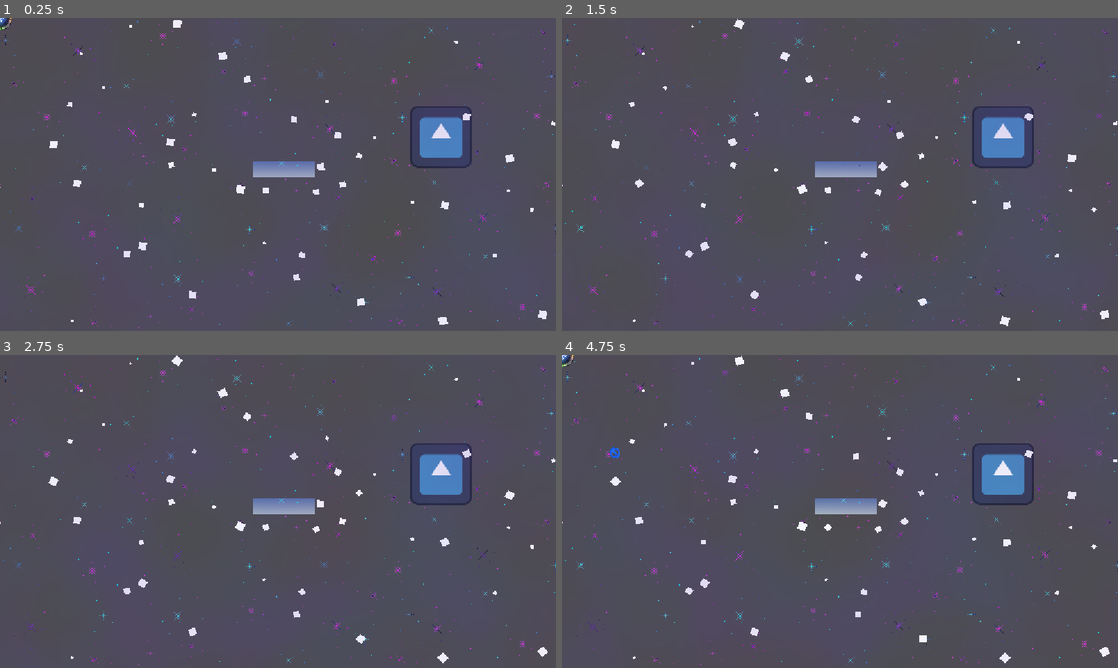
Above: before the commit, frames 1-4 (two rows, left to right).
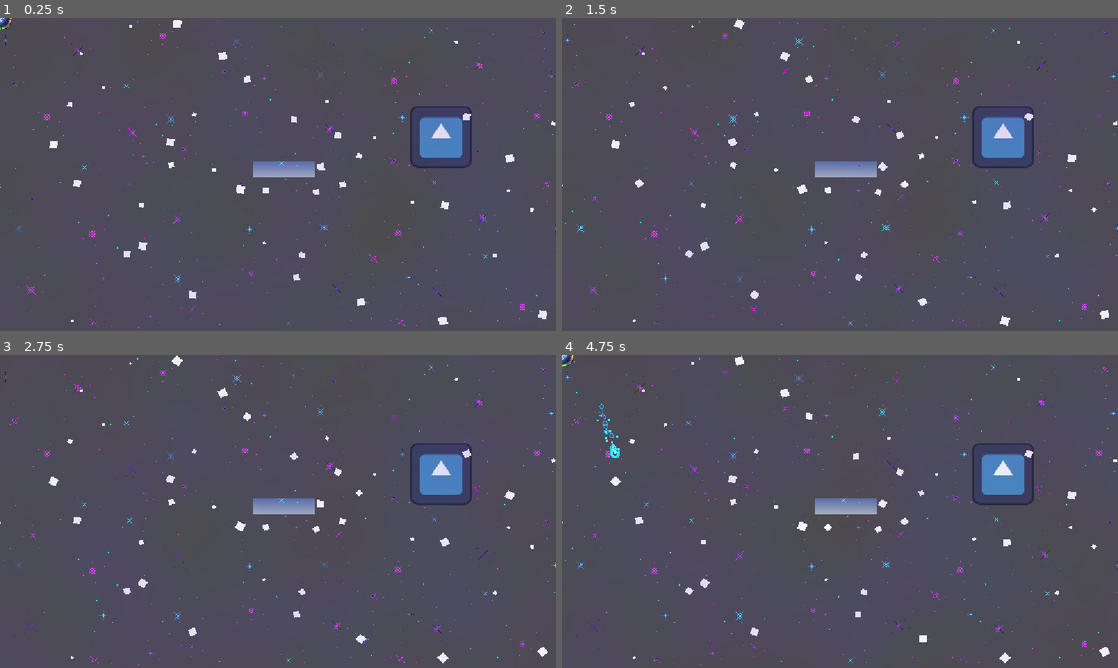
Above: after the commit, the same moments.

Repository: eee12342/New-Game
Game: Godot game, scene res://scenes/main.tscn
The game is run twice, just before and just after one commit, with the same random seed, the same clock (stepped at 60 frames per second) and the same inputs. The engine's default icon, where the game draws it, is replaced by a stand-in: a white triangle on a blue panel in a dark square.
Inputs (mouse positions are in pixels of both pictures, inside the frame that each line leads up to):
- Up to frame 1 (0.25 s): no input
- Up to frame 2 (1.5 s): move the mouse to (962, 158) at 0.52 s; tap A (colour1) at 0.6 s; move the mouse to (728, 190) at 1.27 s; tap W (colour2) at 1.35 s
- Up to frame 3 (2.75 s): move the mouse to (333, 442) at 2.02 s; tap D (colour3) at 2.1 s
- Up to frame 4 (4.75 s): move the mouse to (812, 574) at 2.77 s; tap S (colour4) at 2.85 s; move the mouse to (1006, 558) at 3.52 s; hold Shift (colour_change_mode) 3.53-4.28 s; move the mouse to (673, 464) at 4.27 s; click (673, 464) at 4.35 s

The runs differ from the first frame. In frame 1, 0.4% of the frame differs, in the area x 0-100%, y 1-100%; in frame 2, 0.4%; in frame 3, 0.4%; in frame 4, 0.6%, in the area x 0-100%, y 0-100%.

Commit message:
SpriteBoost + Projectile Viz Overhaul

Diff:
--- a/project.godot
+++ b/project.godot
@@ -116,3 +116,4 @@
 rendering_device/driver.windows="d3d12"
 renderer/rendering_method="gl_compatibility"
 renderer/rendering_method.mobile="gl_compatibility"
+viewport/hdr_2d=true
--- a/scenes/character/bullet/blue/bulletblue.tscn
+++ b/scenes/character/bullet/blue/bulletblue.tscn
@@ -5,6 +5,27 @@
 
 [sub_resource type="CircleShape2D" id="CircleShape2D_jxok7"]
 radius = 8.0
+
+[sub_resource type="Curve" id="Curve_or75j"]
+_data = [Vector2(0.009803928, 0.99999994), 0.0, 0.0, 0, 0, Vector2(1, 0.48922408), 0.0, 0.0, 0, 0]
+point_count = 2
+
+[sub_resource type="Gradient" id="Gradient_cvtkw"]
+offsets = PackedFloat32Array(0.28289473, 1)
+colors = PackedColorArray(0.18039216, 0.6666667, 1, 1, 0, 0, 0, 0)
+
+[sub_resource type="Curve" id="Curve_c105b"]
+_data = [Vector2(0, 0.86637926), 0.0, 0.0, 0, 0, Vector2(0.99999, 0.40948272), 0.0, 0.0, 0, 0]
+point_count = 2
+
+[sub_resource type="Gradient" id="Gradient_or75j"]
+colors = PackedColorArray(1, 1, 1, 1, 0, 0, 0, 1)
+
+[sub_resource type="GradientTexture2D" id="GradientTexture2D_x244a"]
+gradient = SubResource("Gradient_or75j")
+fill = 1
+fill_from = Vector2(0.4722222, 0.50641024)
+fill_to = Vector2(0.8418803, 0.23717949)
 
 [node name="BulletBlue" type="CharacterBody2D" unique_id=1838346968 groups=["player_projectiles"]]
 scale = Vector2(1.5, 1.5)
@@ -19,3 +40,49 @@
 
 [node name="CollisionShape2D" type="CollisionShape2D" parent="." unique_id=1314644757]
 shape = SubResource("CircleShape2D_jxok7")
+
+[node name="Effects" type="Node2D" parent="." unique_id=1635015873]
+
+[node name="BlueParticles" type="CPUParticles2D" parent="Effects" unique_id=1178993438]
+self_modulate = Color(1.8247963, 1.8247963, 1.8247963, 1)
+texture_filter = 1
+amount = 24
+lifetime = 0.24000000000000002
+emission_shape = 1
+emission_sphere_radius = 12.46
+direction = Vector2(0, 0)
+spread = 180.0
+gravity = Vector2(0, 0)
+initial_velocity_min = 6.0
+initial_velocity_max = 8.0
+scale_amount_min = 4.0
+scale_amount_max = 5.0
+scale_amount_curve = SubResource("Curve_or75j")
+color_ramp = SubResource("Gradient_cvtkw")
+hue_variation_min = -0.07
+hue_variation_max = 0.11
+
+[node name="BlueDiscTrail" type="CPUParticles2D" parent="Effects" unique_id=536798885]
+self_modulate = Color(1.8247963, 1.8247963, 1.8247963, 1)
+texture_filter = 1
+texture = ExtResource("2_vwar3")
+lifetime = 0.16
+emission_shape = 1
+emission_sphere_radius = 3.1
+direction = Vector2(0, 0)
+spread = 180.0
+gravity = Vector2(0, 0)
+initial_velocity_min = 6.0
+initial_velocity_max = 8.0
+scale_amount_max = 2.0
+scale_amount_curve = SubResource("Curve_c105b")
+hue_variation_min = -0.07
+hue_variation_max = 0.11
+
+[node name="Glow" type="PointLight2D" parent="Effects" unique_id=2010022677]
+energy = 1.69
+texture = ExtResource("2_vwar3")
+
+[node name="AreaLight" type="PointLight2D" parent="Effects" unique_id=787499222]
+texture = SubResource("GradientTexture2D_x244a")
+texture_scale = 0.6
--- a/scenes/character/bullet/purple/bullet_purple.tscn
+++ b/scenes/character/bullet/purple/bullet_purple.tscn
@@ -6,8 +6,16 @@
 [sub_resource type="RectangleShape2D" id="RectangleShape2D_y6tuy"]
 size = Vector2(40.000004, 6.666667)
 
+[sub_resource type="Curve" id="Curve_cjnjl"]
+_data = [Vector2(0.009803928, 0.99999994), 0.0, 0.0, 0, 0, Vector2(1, 0.48922408), 0.0, 0.0, 0, 0]
+point_count = 2
+
+[sub_resource type="Gradient" id="Gradient_axnbm"]
+offsets = PackedFloat32Array(0.13377193, 1)
+colors = PackedColorArray(8.795797, 1.2410065, 9.623228, 0.07450981, 0, 0, 0, 0)
+
 [node name="BulletPurple" type="CharacterBody2D" unique_id=1838346968 groups=["player_projectiles"]]
-scale = Vector2(1.5, 1.5)
+scale = Vector2(2, 2)
 collision_layer = 2
 collision_mask = 4
 script = ExtResource("1_cjnjl")
@@ -25,4 +33,32 @@
 [node name="Delay" type="Timer" parent="." unique_id=1543084004]
 one_shot = true
 
+[node name="Effects" type="Node2D" parent="." unique_id=356769769]
+
+[node name="Glow" type="PointLight2D" parent="Effects" unique_id=357304200]
+rotation = 1.5707964
+energy = 1.34
+texture = ExtResource("2_axnbm")
+
+[node name="PurpleParticles" type="CPUParticles2D" parent="Effects" unique_id=165581002]
+self_modulate = Color(1.8247963, 1.8247963, 1.8247963, 1)
+texture_filter = 1
+position = Vector2(7, 0)
+scale = Vector2(1.186668, 0.20666729)
+amount = 24
+lifetime = 0.24000000000000002
+emission_shape = 1
+emission_sphere_radius = 12.46
+direction = Vector2(0, 0)
+spread = 180.0
+gravity = Vector2(0, 0)
+initial_velocity_min = 6.0
+initial_velocity_max = 8.0
+scale_amount_min = 3.0
+scale_amount_max = 3.0
+scale_amount_curve = SubResource("Curve_cjnjl")
+color_ramp = SubResource("Gradient_axnbm")
+hue_variation_min = 1.0
+hue_variation_max = 1.0
+
 [connection signal="timeout" from="Delay" to="." method="_on_delay_timeout"]
--- a/scenes/main.tscn
+++ b/scenes/main.tscn
@@ -60,6 +60,9 @@
 shader_parameter/distortion_strength = 0.2
 shader_parameter/distortion_speed = 0.062000002945
 
+[sub_resource type="Environment" id="Environment_c105b"]
+glow_enabled = true
+
 [node name="Main" type="Node2D" unique_id=264343159]
 
 [node name="Character" parent="." unique_id=628092636 instance=ExtResource("1_o5qli")]
@@ -102,3 +105,6 @@
 offset_top = -17.0
 offset_right = 1212.0
 offset_bottom = 672.0
+
+[node name="WorldEnvironment" type="WorldEnvironment" parent="." unique_id=1742732268]
+environment = SubResource("Environment_c105b")
Binary file changed: art/WeaponArt/BlueDisc.png
